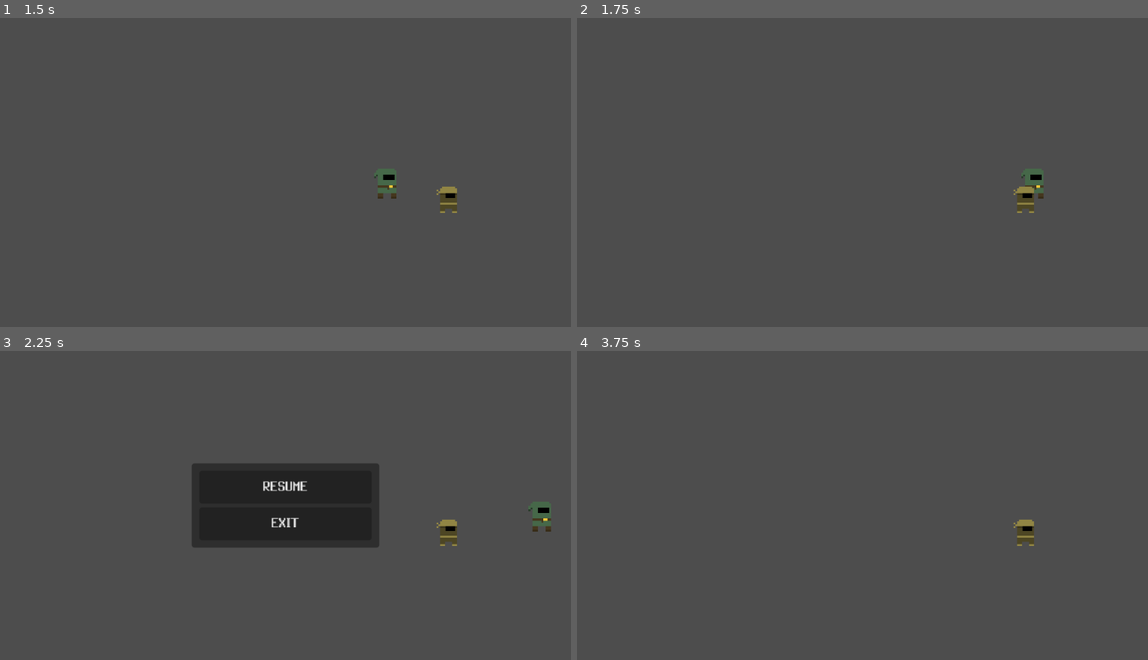
Above: before the commit, frames 1-4 (two rows, left to right).
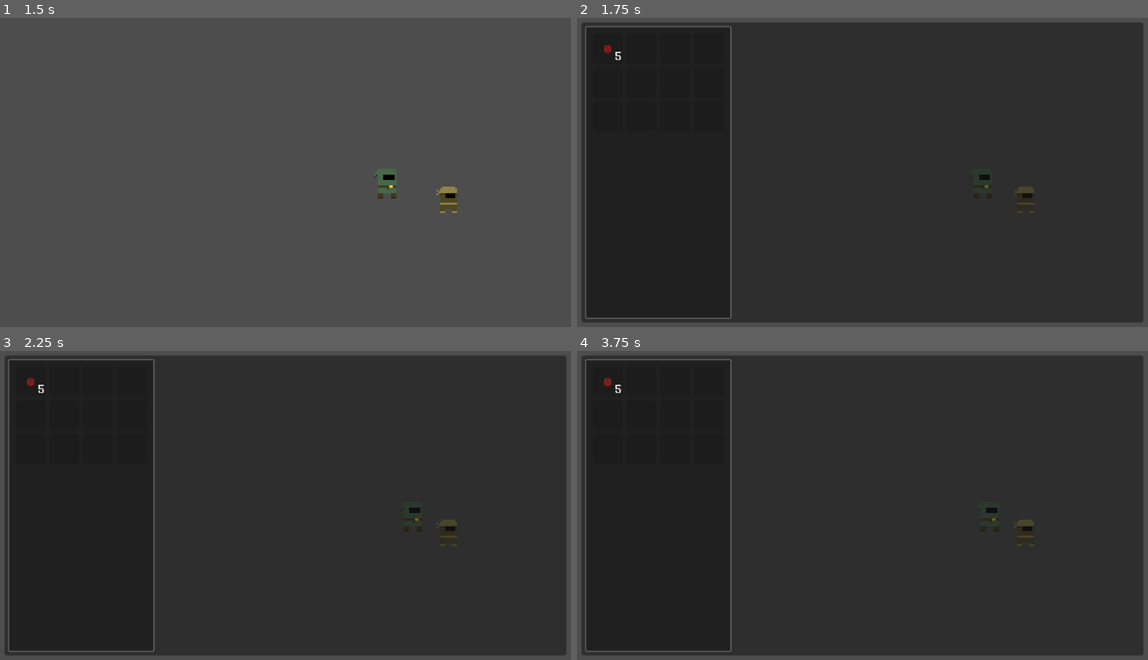
Above: after the commit, the same moments.

Repository: refrka/RPG-8
Game: Godot game, scene res://game_root.tscn
Two runs of this game, one before a commit and one after it. Both use one fixed random seed, a clock stepped at 60 frames per second and the inputs below.
Inputs (mouse positions are in pixels of both pictures, inside the frame that each line leads up to):
- Up to frame 1 (1.5 s): click "START" at 0.5 s; tap Enter at 1.25 s; move the mouse to (416, 157) at 1.27 s; press the mouse at (416, 157) at 1.28 s; hold D (move_right) from 1.28 s (still down)
- Up to frame 2 (1.75 s): keep holding D (move_right); tap Tab (profile) at 1.55 s
- Up to frame 3 (2.25 s): move the mouse to (165, 520) at 2.02 s; release D (move_right) at 2.03 s; release the mouse at (165, 520) at 2.03 s; hold Escape (back) from 2.03 s (still down); tap Tab (profile) at 2.1 s
- Up to frame 4 (3.75 s): click (742, 520) at 2.3 s; release Escape (back) at 2.75 s; click (862, 486) at 2.75 s, where only the run before the commit has a clickable "RESUME"; tap Space (dodge) at 3.5 s; move the mouse to (919, 431) at 3.52 s; press the mouse at (919, 431) at 3.53 s; hold D (move_right) from 3.53 s (still down)

Frame 1 is identical in both runs. In frame 2, 95% of the frame differs, in the area x 0-100%, y 1-99%; in frame 3, 86%; in frame 4, 95%.

Commit message:
Inventory stuff

Diff:
--- /dev/null
+++ b/autoloads/Events.gd
@@ -0,0 +1,43 @@
+extends Node
+
+
+
+
+
+var subscriptions: Dictionary[Script, Array]
+
+
+
+
+
+
+func subscribe(event_script: Script, callback: Callable) -> void:
+
+	if !subscriptions.has(event_script):
+
+		subscriptions[event_script] = []
+
+	if !subscriptions[event_script].has(callback):
+
+		subscriptions[event_script].append(callback)
+
+
+
+
+func unsubscribe(event_script: Script, callback: Callable) -> void:
+
+	pass
+
+
+
+
+
+func fire(event: Event) -> void:
+
+	var event_script = event.get_script()
+
+	if subscriptions.has(event_script):
+
+		for callback in subscriptions[event_script]:
+
+			callback.call(event)
--- a/autoloads/UI.gd
+++ b/autoloads/UI.gd
@@ -10,11 +10,11 @@
 
 
 
-
-
 func _ready() -> void:
 
 	process_mode = Node.PROCESS_MODE_ALWAYS
+
+
 
 
 
@@ -32,6 +32,8 @@
 
 	active_overlays.append(overlay)
 
+	overlay.show()
+
 	if overlay.pause and !Game.is_paused():
 
 		Game.pause()
@@ -39,6 +41,8 @@
 
 
 func remove_overlay(overlay: Overlay) -> void:
+
+	overlay.hide()
 
 	active_overlays.erase(overlay)
 
@@ -98,3 +102,11 @@
 		if Game.active:
 
 			var overlay = get_overlay(ProfileOverlay)
+
+			if active_overlays.has(overlay):
+
+				remove_overlay(overlay)
+
+			else:
+
+				add_overlay(overlay)
--- a/game_root.tscn
+++ b/game_root.tscn
@@ -3,6 +3,7 @@
 [ext_resource type="Script" uid="uid://d2v1ei71qukpy" path="res://game_root.gd" id="1_xj5yv"]
 [ext_resource type="PackedScene" uid="uid://dw7ehg14xidmg" path="res://system/ui/game_menu.tscn" id="2_bxsma"]
 [ext_resource type="PackedScene" uid="uid://y5g450fgkcas" path="res://system/ui/main_menu.tscn" id="2_pjpa4"]
+[ext_resource type="PackedScene" uid="uid://ch2m5s11vute6" path="res://system/ui/profile_overlay.tscn" id="3_lkrbl"]
 
 [node name="GameRoot" type="Node" unique_id=91091552]
 script = ExtResource("1_xj5yv")
@@ -26,6 +27,11 @@
 [node name="GameMenu" parent="OverlayCanvas/OverlayRoot" unique_id=582523827 instance=ExtResource("2_bxsma")]
 layout_mode = 1
 
+[node name="ProfileOverlay" parent="OverlayCanvas/OverlayRoot" unique_id=1384271334 instance=ExtResource("3_lkrbl")]
+layout_mode = 1
+
 [node name="MenuCanvas" type="CanvasLayer" parent="." unique_id=250839886]
 
 [node name="MainMenu" parent="MenuCanvas" unique_id=1723796028 instance=ExtResource("2_pjpa4")]
+
+[node name="MouseItemSlotUICanvas" type="CanvasLayer" parent="." unique_id=241222124]
--- a/project.godot
+++ b/project.godot
@@ -21,6 +21,7 @@
 Debug="*uid://drhexl60eevqp"
 Scenes="*uid://becuysb66e2h8"
 UI="*uid://cvnfn8fwi5tmo"
+Events="*uid://cnsq06dlop7ee"
 
 [display]
 
--- a/system/component/combat_component.gd
+++ b/system/component/combat_component.gd
@@ -51,15 +51,7 @@
 
 	if entity.inventory:
 
-		if !entity.inventory.weapon_slot.is_empty():
-
-			var weapon_def = entity.inventory.weapon_slot.item_stack.item_def
-
-			current_attack_config = weapon_def.attack_config
-
-			current_library_name = weapon_def.item_id
-
-		entity.inventory.weapon_slot.stack_updated.connect(_on_weapon_slot_stack_updated.bind(entity.inventory.weapon_slot))
+		pass
 
 	if not current_attack_config:
 
@@ -269,7 +261,7 @@
 
 
 
-func _on_weapon_slot_stack_updated(weapon_slot: ItemSlot) -> void:
+func _on_weapon_slot_stack_updated(weapon_slot: InventorySlot) -> void:
 
 	if !weapon_slot.is_empty():
 
--- /dev/null
+++ b/system/event/event.gd
@@ -0,0 +1,11 @@
+class_name Event extends RefCounted
+
+
+var data:= {}
+
+
+
+
+static func fire(_data:= {}) -> void:
+
+	pass
--- /dev/null
+++ b/system/event/game_event.gd
@@ -0,0 +1 @@
+class_name GameEvent extends Event
--- /dev/null
+++ b/system/event/player_initialized_event.gd
@@ -0,0 +1,12 @@
+class_name PlayerInitializedEvent extends GameEvent
+
+
+
+
+static func fire(_data:= {}) -> void:
+
+	var event = PlayerInitializedEvent.new()
+
+	event.data = _data
+
+	Events.fire(event)
--- /dev/null
+++ b/system/event/system_event.gd
@@ -0,0 +1 @@
+class_name SystemEvent extends Event
--- a/system/inventory/inventory.gd
+++ b/system/inventory/inventory.gd
@@ -1,16 +1,16 @@
 class_name Inventory extends Resource
 
 
+signal slot_updated(slot_index: int)
 
 
-
-@export var slots: Array[ItemSlot]
+@export var slots: Array[ItemStack]
 
 @export var size:= 9
 
 
 
-@export var weapon_slot: ItemSlot
+@export var weapon: ItemData
 
 
 
@@ -19,72 +19,107 @@
 
 func _initialize() -> void:
 
-	resize()
+	resize(size)
+
+
+
+
+func resize(_size:= -1) -> void:
+
+	size = size if _size == -1 else _size
+
+	slots.resize(size)
+
+
+
+func add_item(item_def: ItemDef, count:= 1, item_data: ItemData = null) -> int:
+
+	var remaining = count
+
+	for stack in slots:
+
+		if is_instance_valid(stack):
+
+			if stack.item_def == item_def and stack.can_stack():
+
+				remaining = stack.add_amount(remaining)
+
+				if remaining == 0:
+
+					break
+
+	if remaining > 0:
+
+		var index = get_first_empty_slot_index()
+
+		if index != -1:
+
+			var stack = ItemStack.new()
+
+			stack.set_item_def(item_def)
+
+			stack.set_count(remaining)
+
+			remaining = 0
+
+			stack.set_item_data(item_data)
+
+	return remaining
 
 
 
 
 
+func get_first_empty_slot_index() -> int:
+
+	for i in range(size):
+
+		var stack = slots[i]
+
+		if !is_instance_valid(stack):
+
+			return i
+
+	return -1
 
 
 
 
+func get_slot_index_with_data(item_data: ItemData) -> int:
 
+	for i in range(size):
 
-func resize() -> void:
+		var stack = slots[i]
 
-	while slots.size() > size:
+		if is_instance_valid(stack) and stack.item_data == item_data:
 
-		slots.pop_back()
+			return i
 
-	while slots.size() < size:
-
-		slots.append(ItemSlot.new())
-
-	for slot in slots:
-
-		if !slot.stack_updated.is_connected(_on_slot_stack_updated):
-
-			slot.stack_updated.connect(_on_slot_stack_updated.bind(slot))
+	return -1
 
 
 
 
+func get_slot_index_with_def(item_def: ItemDef, count:= -1) -> int:
+
+	for i in range(size):
+
+		var stack = slots[i]
+
+		if is_instance_valid(stack) and stack.item_def == item_def:
+
+			if count == -1 or stack.count >= count:
+
+				return i
+
+	return -1
 
 
 
 
-func add_stack(item_stack: ItemStack) -> void:
+func get_slot_stack(index: int) -> ItemStack:
 
-	var remaining = item_stack.count
-
-	for slot in slots:
-
-		if slot.item_stack and slot.item_stack.can_stack():
-
-			remaining = slot.item_stack.add_amount(remaining)
-
-			if remaining <= 0:
-
-				break
-
-	for slot in slots:
-
-		if slot.is_empty():
-
-			slot.item_stack = item_stack
-
-
-
-
-
-
-
-
-
-func get_slot(index: int) -> ItemSlot:
-
-	if slots.size() - 1 >= index:
+	if index <= size:
 
 		return slots[index]
 
@@ -98,8 +133,8 @@
 
 
 
+func set_slot_stack(index: int, stack: ItemStack) -> void:
 
+	slots[index] = stack
 
-func _on_slot_stack_updated(item_slot: ItemSlot) -> void:
-
-	pass
+	slot_updated.emit(index)
--- a/system/inventory/item_slot.gd
+++ b/system/inventory/inventory_slot.gd
@@ -1,4 +1,4 @@
-class_name ItemSlot extends Resource
+class_name InventorySlot extends Resource
 
 
 signal stack_updated
--- /dev/null
+++ b/system/inventory/inventory_ui_handler.gd
@@ -0,0 +1 @@
+class_name InventoryUIHandler extends RefCounted
--- a/system/item/item_stack.gd
+++ b/system/item/item_stack.gd
@@ -1,5 +1,5 @@
+
 class_name ItemStack extends Resource
-
 
 
 signal item_updated
@@ -107,6 +107,13 @@
 
 
 
+func is_empty() -> bool:
+
+	return !item_def or count <= 0
+
+
+
+
 
 func can_stack() -> bool:
 
--- a/system/player/player.gd
+++ b/system/player/player.gd
@@ -1 +1,18 @@
 class_name Player extends CharacterNode
+
+
+
+
+
+
+
+
+func _initialize() -> bool:
+
+	if !super():
+
+		return false
+
+	PlayerInitializedEvent.fire()
+
+	return true
--- a/system/player/player_def.tres
+++ b/system/player/player_def.tres
@@ -2,26 +2,21 @@
 
 [ext_resource type="Script" uid="uid://bqy5pfm8psxlk" path="res://system/entity/character_def.gd" id="1_i4wyc"]
 [ext_resource type="Script" uid="uid://b3jjp3ux5q3wb" path="res://system/inventory/inventory.gd" id="1_rcknn"]
-[ext_resource type="Script" uid="uid://b6wuisgkflsym" path="res://system/inventory/item_slot.gd" id="2_tsw1c"]
 [ext_resource type="Script" uid="uid://dbmx2jm7n75c0" path="res://system/combat/attack_entry.gd" id="2_u2ucp"]
-[ext_resource type="Resource" uid="uid://vmiqppfcbknh" path="res://items/equipment/weapons/short_sword/short_sword_def.tres" id="3_332nq"]
+[ext_resource type="Resource" uid="uid://cw3sd5erjs6yy" path="res://items/consumable/food/apple_def.tres" id="3_337wk"]
 [ext_resource type="Script" uid="uid://burdq3rfoe5k3" path="res://system/combat/attack_config.gd" id="3_if36m"]
 [ext_resource type="Script" uid="uid://wbgpq46tveo5" path="res://system/item/item_stack.gd" id="4_337wk"]
 
-[sub_resource type="Resource" id="Resource_jhqxb"]
+[sub_resource type="Resource" id="Resource_6hc1j"]
 script = ExtResource("4_337wk")
-item_def = ExtResource("3_332nq")
-count = 1
+item_def = ExtResource("3_337wk")
+count = 5
 metadata/_custom_type_script = "uid://wbgpq46tveo5"
 
-[sub_resource type="Resource" id="Resource_c0c35"]
-script = ExtResource("2_tsw1c")
-item_stack = SubResource("Resource_jhqxb")
-metadata/_custom_type_script = "uid://b6wuisgkflsym"
-
-[sub_resource type="Resource" id="Resource_x0k0y"]
+[sub_resource type="Resource" id="Resource_u2ucp"]
 script = ExtResource("1_rcknn")
-weapon_slot = SubResource("Resource_c0c35")
+slots = Array[ExtResource("4_337wk")]([SubResource("Resource_6hc1j")])
+size = 12
 metadata/_custom_type_script = "uid://b3jjp3ux5q3wb"
 
 [sub_resource type="Resource" id="Resource_h3rsp"]
@@ -33,5 +28,5 @@
 unarmed_attack_config = SubResource("Resource_h3rsp")
 entity_id = &"player"
 display_name = &"Player"
-initial_inventory = SubResource("Resource_x0k0y")
+initial_inventory = SubResource("Resource_u2ucp")
 metadata/_custom_type_script = "uid://bqy5pfm8psxlk"
--- /dev/null
+++ b/system/ui/inventory_grid.gd
@@ -0,0 +1,26 @@
+class_name InventoryGrid extends GridContainer
+
+
+@onready var item_slot_scene = preload("res://system/ui/item_slot.tscn")
+
+
+
+var inventory: Inventory
+
+
+
+
+
+func load_inventory(_inventory: Inventory) -> void:
+
+	inventory = _inventory
+
+	for i in range(inventory.size):
+
+		var stack = inventory.get_slot_stack(i)
+
+		var item_slot = item_slot_scene.instantiate() as ItemSlot
+
+		item_slot.set_stack(stack)
+
+		add_child(item_slot)
--- /dev/null
+++ b/system/ui/inventory_grid.tscn
@@ -0,0 +1,8 @@
+[gd_scene format=3 uid="uid://sfc25eghxe0k"]
+
+[ext_resource type="Script" uid="uid://brbdgg3o3expy" path="res://system/ui/inventory_grid.gd" id="1_hm52a"]
+
+[node name="InventoryGrid" type="GridContainer" unique_id=1178125265]
+size_flags_horizontal = 4
+columns = 4
+script = ExtResource("1_hm52a")
--- /dev/null
+++ b/system/ui/item_slot.gd
@@ -0,0 +1,46 @@
+class_name ItemSlot extends MarginContainer
+
+
+
+
+
+
+@export_group("Node Exports")
+
+@export var panel: PanelContainer
+
+@export var count_label: Label
+
+@export var texture_rect: TextureRect
+
+
+
+
+var item_stack: ItemStack
+
+
+
+
+
+func set_stack(_item_stack: ItemStack) -> void:
+
+	item_stack = _item_stack
+
+	if item_stack and !item_stack.is_empty():
+
+		count_label.text = str(item_stack.count)
+
+		texture_rect.texture = item_stack.item_def.sprite_texture
+
+	else:
+
+		clear()
+
+
+
+
+func clear() -> void:
+
+	count_label.text = ""
+
+	texture_rect.texture = null
--- /dev/null
+++ b/system/ui/item_slot.tscn
@@ -0,0 +1,35 @@
+[gd_scene format=3 uid="uid://byceeb36ikncd"]
+
+[ext_resource type="Script" uid="uid://cp4tuptqpbjmn" path="res://system/ui/item_slot.gd" id="1_6hc1j"]
+
+[node name="ItemSlot" type="MarginContainer" unique_id=212764444 node_paths=PackedStringArray("panel", "count_label", "texture_rect")]
+custom_minimum_size = Vector2(32, 32)
+size_flags_horizontal = 4
+size_flags_vertical = 4
+script = ExtResource("1_6hc1j")
+panel = NodePath("PanelContainer")
+count_label = NodePath("PanelContainer/MarginContainer/CountLabel")
+texture_rect = NodePath("PanelContainer/MarginContainer/TextureRect")
+
+[node name="PanelContainer" type="PanelContainer" parent="." unique_id=510499084]
+layout_mode = 2
+
+[node name="MarginContainer" type="MarginContainer" parent="PanelContainer" unique_id=2136353934]
+layout_mode = 2
+theme_override_constants/margin_left = 1
+theme_override_constants/margin_top = 1
+theme_override_constants/margin_right = 1
+theme_override_constants/margin_bottom = 1
+
+[node name="CountLabel" type="Label" parent="PanelContainer/MarginContainer" unique_id=341313846]
+layout_mode = 2
+size_flags_horizontal = 8
+size_flags_vertical = 8
+theme_override_font_sizes/font_size = 14
+text = "99"
+
+[node name="TextureRect" type="TextureRect" parent="PanelContainer/MarginContainer" unique_id=1396361550]
+layout_mode = 2
+size_flags_horizontal = 4
+size_flags_vertical = 4
+stretch_mode = 5
--- /dev/null
+++ b/system/ui/mouse_item_slot.gd
@@ -0,0 +1,32 @@
+class_name MouseItemSlot extends ItemSlot
+
+
+
+var held_slot: ItemSlot
+
+
+
+
+
+func _ready() -> void:
+
+	clear()
+
+
+
+
+
+
+func hold_slot(item_slot: ItemSlot) -> void:
+
+	held_slot = item_slot
+
+
+
+
+
+func _process(_delta: float) -> void:
+
+	if held_slot:
+
+		global_position = get_global_mouse_position()
--- /dev/null
+++ b/system/ui/mouse_item_slot.tscn
@@ -0,0 +1,23 @@
+[gd_scene format=3 uid="uid://bfoc7685mg7dm"]
+
+[ext_resource type="PackedScene" uid="uid://byceeb36ikncd" path="res://system/ui/item_slot.tscn" id="1_psagh"]
+[ext_resource type="Script" uid="uid://cavqb77xvebyy" path="res://system/ui/mouse_item_slot.gd" id="2_axmdg"]
+
+[sub_resource type="StyleBoxFlat" id="StyleBoxFlat_psagh"]
+content_margin_left = 0.0
+content_margin_top = 0.0
+content_margin_right = 0.0
+content_margin_bottom = 0.0
+bg_color = Color(0.1, 0.1, 0.1, 0.6)
+draw_center = false
+corner_radius_top_left = 3
+corner_radius_top_right = 3
+corner_radius_bottom_right = 3
+corner_radius_bottom_left = 3
+corner_detail = 5
+
+[node name="MouseItemSlot" unique_id=212764444 instance=ExtResource("1_psagh")]
+script = ExtResource("2_axmdg")
+
+[node name="PanelContainer" parent="." index="0" unique_id=510499084]
+theme_override_styles/panel = SubResource("StyleBoxFlat_psagh")
--- a/system/ui/profile_overlay.gd
+++ b/system/ui/profile_overlay.gd
@@ -1 +1,22 @@
 class_name ProfileOverlay extends Overlay
+
+
+
+@export var player_inventory_grid: InventoryGrid
+
+
+
+func _ready() -> void:
+
+	super()
+
+	Events.subscribe(PlayerInitializedEvent, _on_player_initialized)
+
+
+
+
+func _on_player_initialized(_event: Event) -> void:
+
+	var player = Game.get_player()
+
+	player_inventory_grid.load_inventory(player.inventory)
--- a/system/ui/profile_overlay.tscn
+++ b/system/ui/profile_overlay.tscn
@@ -1,8 +1,26 @@
 [gd_scene format=3 uid="uid://ch2m5s11vute6"]
 
 [ext_resource type="Script" uid="uid://denpiircd5gpm" path="res://system/ui/profile_overlay.gd" id="1_rj1xw"]
+[ext_resource type="PackedScene" uid="uid://sfc25eghxe0k" path="res://system/ui/inventory_grid.tscn" id="2_eq570"]
 
-[node name="ProfileOverlay" type="Control" unique_id=1384271334]
+[sub_resource type="StyleBoxFlat" id="StyleBoxFlat_rj1xw"]
+content_margin_left = 0.0
+content_margin_top = 0.0
+content_margin_right = 0.0
+content_margin_bottom = 0.0
+bg_color = Color(0.1254902, 0.1254902, 0.1254902, 1)
+border_width_left = 1
+border_width_top = 1
+border_width_right = 1
+border_width_bottom = 1
+border_color = Color(0.4240046, 0.42400467, 0.4240043, 1)
+corner_radius_top_left = 1
+corner_radius_top_right = 1
+corner_radius_bottom_right = 1
+corner_radius_bottom_left = 1
+corner_detail = 5
+
+[node name="ProfileOverlay" type="Control" unique_id=1384271334 node_paths=PackedStringArray("player_inventory_grid")]
 layout_mode = 3
 anchors_preset = 15
 anchor_right = 1.0
@@ -11,6 +29,7 @@
 grow_vertical = 2
 mouse_filter = 2
 script = ExtResource("1_rj1xw")
+player_inventory_grid = NodePath("MarginContainer/PanelContainer/MarginContainer/HBoxContainer/PanelContainer/MarginContainer/VBoxContainer/InventoryGrid")
 pause = true
 
 [node name="MarginContainer" type="MarginContainer" parent="." unique_id=1948465040]
@@ -20,10 +39,38 @@
 anchor_bottom = 1.0
 grow_horizontal = 2
 grow_vertical = 2
+theme_override_constants/margin_left = 20
+theme_override_constants/margin_top = 20
+theme_override_constants/margin_right = 20
+theme_override_constants/margin_bottom = 20
+
+[node name="PanelContainer" type="PanelContainer" parent="MarginContainer" unique_id=1494826153]
+layout_mode = 2
+
+[node name="MarginContainer" type="MarginContainer" parent="MarginContainer/PanelContainer" unique_id=492762216]
+layout_mode = 2
 theme_override_constants/margin_left = 4
 theme_override_constants/margin_top = 4
 theme_override_constants/margin_right = 4
 theme_override_constants/margin_bottom = 4
 
-[node name="PanelContainer" type="PanelContainer" parent="MarginContainer" unique_id=1494826153]
+[node name="HBoxContainer" type="HBoxContainer" parent="MarginContainer/PanelContainer/MarginContainer" unique_id=1145918312]
 layout_mode = 2
+
+[node name="PanelContainer" type="PanelContainer" parent="MarginContainer/PanelContainer/MarginContainer/HBoxContainer" unique_id=572687547]
+custom_minimum_size = Vector2(150, 0)
+layout_mode = 2
+theme_override_styles/panel = SubResource("StyleBoxFlat_rj1xw")
+
+[node name="MarginContainer" type="MarginContainer" parent="MarginContainer/PanelContainer/MarginContainer/HBoxContainer/PanelContainer" unique_id=1627956279]
+layout_mode = 2
+theme_override_constants/margin_left = 8
+theme_override_constants/margin_top = 8
+theme_override_constants/margin_right = 8
+theme_override_constants/margin_bottom = 8
+
+[node name="VBoxContainer" type="VBoxContainer" parent="MarginContainer/PanelContainer/MarginContainer/HBoxContainer/PanelContainer/MarginContainer" unique_id=2020169631]
+layout_mode = 2
+
+[node name="InventoryGrid" parent="MarginContainer/PanelContainer/MarginContainer/HBoxContainer/PanelContainer/MarginContainer/VBoxContainer" unique_id=1178125265 instance=ExtResource("2_eq570")]
+layout_mode = 2
Not shown, added: autoloads/Events.gd.uid
Not shown, added: system/event/event.gd.uid
Not shown, added: system/event/game_event.gd.uid
Not shown, added: system/event/player_initialized_event.gd.uid
Not shown, added: system/event/system_event.gd.uid
Not shown, added: system/inventory/inventory_slot.gd.uid
Not shown, added: system/inventory/inventory_ui_handler.gd.uid
Not shown, removed: system/inventory/item_slot.gd.uid
Not shown, added: system/ui/inventory_grid.gd.uid
Not shown, added: system/ui/item_slot.gd.uid
Not shown, added: system/ui/mouse_item_slot.gd.uid
